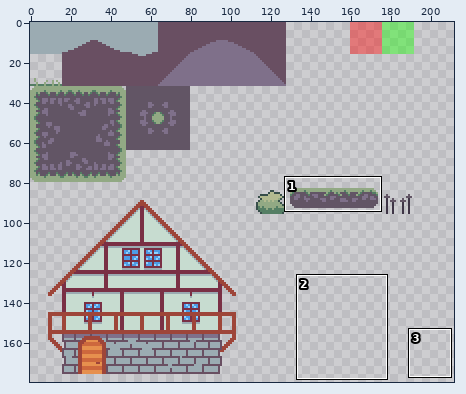
A pixel-art file gets an edit: Assets/Textures/Tileset.aseprite. The first picture is a wide view before the edit; the outline marks the close-up.
Close-up. First the earlier version:
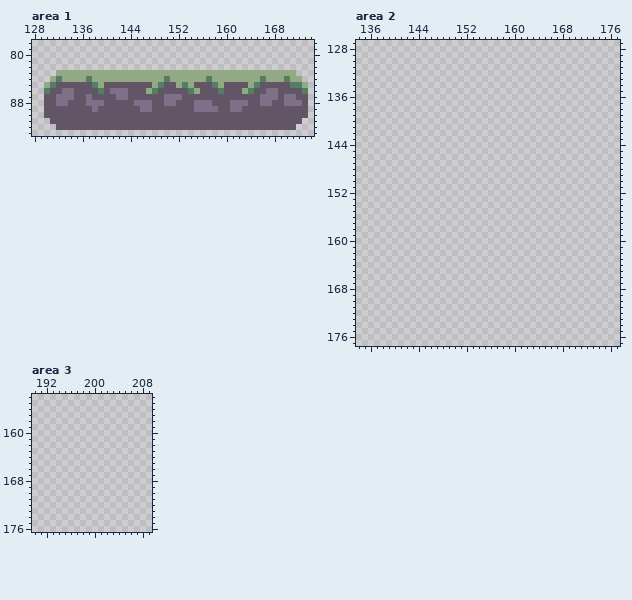
256x192 pixels, 1 frame. Shown: area 1: x 128..174, y 78..93; area 2: x 134..177, y 127..177; area 3: x 190..209, y 154..176. The wide view leaves out empty margins. The commit also changed other parts of the picture, which this record leaves out.
The same view after the edit:
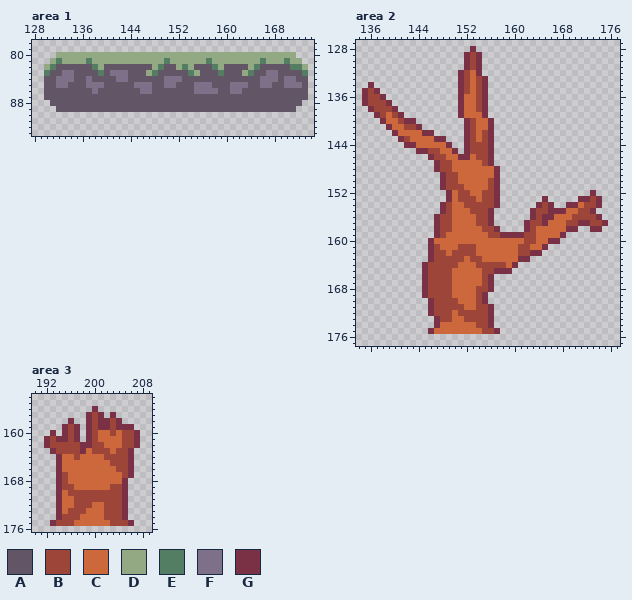
Palette (. is transparent): A #625565  B #9e4539  C #cd683d  D #92a984  E #547e64  F #7f708a  G #7a3045
What changed:
Changed rows in their new state; - is an unchanged pixel.
Area 1:
first column x 130:
80 --DDDDDDDDDDDDDDDDDDDDDDDDDDDDDDDDDDDDDDDD--
81 -DEDDDDEDDDDDDDDDDDDEDDDDDDEDDDDDDDDEDDDEDD-
82 DEAAAAAAEDAAAAAAAADEAADEDAAAEDAAAADEAAAAAEED
83 EAAFFAAAAEAFFFAAA-EAAAAAE-AAAEAAA-EAAFFAAAAE
84 AAFFFAAFAAAAFFAAAAAAFFFAAAAAAAAAAAAAFFFAFFAA
85 AAFF---FFF-----FFFAAFFAAAFFFAA-FFFAAFF--FFFA
86 A--AA---FA-AAA--FFA-----AFFFFA-FFAA--AA----A
87 --AAA--A----AA------AAA-------------AAA-AA--
88 .-AA---AAA-----AAA--AA---AAA---AAA--AA--AAA.
89 ..------A-------AA-------AAAA--AA---------..
90 ............................................
91 -..........................................-
92 --........................................--
Area 2:
first column x 135:
128 ------------------G----------------------
129 -----------------GBG---------------------
130 -----------------GBG---------------------
131 -----------------GBG---------------------
132 ----------------GBCG---------------------
133 ----------------GBCBG--------------------
134 -G--------------GBCBG--------------------
135 GBG-------------GBCBG--------------------
136 GBBG------------GCCBG--------------------
137 GBBBG-----------GCCBG--------------------
138 -GBBBG----------GCCBG--------------------
139 --GBCBG---------GCCCG--------------------
140 ---GCCBGG--------GBCCG-------------------
141 ----GCCBBG-------GBCCG-------------------
142 -----GCCCCGG-----GBCBG-------------------
143 ------GBCCCCGG---GBCBG-------------------
144 -------GGCCCCCG--GBBBG-------------------
145 ---------GGBBCCG-GBBBG-------------------
146 -----------GBBCCGGCBBG-------------------
147 ------------GBBCCCCCBG-------------------
148 ------------GBBCCCCCCCG------------------
149 -------------GBBCCCCCCG------------------
150 -------------GBBCCCCCBG------------------
151 -------------GBBBCCCCBG------------------
152 --------------GCBBCCBBG---------------G--
153 --------------GCBBBCBBG-------G-----GGBG-
154 -------------GBCCBBBBBG------GBG--GGCBBG-
155 -------------GBCCCBBBG------GBBGGGCCBBG--
156 ------------GBBCCCCBBG------GBGGCCCBBBBG-
157 ------------GBBCCCCBBG-----GBBGCCCBBGGBBG
158 ------------GBBCCCCCBBG----GBCCCCCGG--GG-
159 ------------GBCCCCCCCBBGGGGBBCCCCG-------
160 -----------GCCCCCCCCCCCCCCCBBCCGG--------
161 -----------GBCCCBBBCCCCCCCBBCCG----------
162 -----------GBBCBBBBCCCCCCCBBGG-----------
163 -----------GBBBBBCBBCCCCCCGG-------------
164 ----------GBBBBBCCCBBBBBCG---------------
165 ----------GBBBBCCCCCBBGGG----------------
166 ----------GBBBBCCCCCBG-------------------
167 ----------GBBBBCCCCCBG-------------------
168 ----------GBBBBCCCCBBG-------------------
169 ----------GBBBBCCCCBG--------------------
170 -----------GBBBBCCCBG--------------------
171 -----------GBBBBBCCBBG-------------------
172 -----------GBBBCBBBBBG-------------------
173 ------------GBBCCBBBBG-------------------
174 ------------GCCCCCCBBG-------------------
175 -----------GCCCCCCCCBBG------------------
Area 3:
first column x 192:
156 --------G-------
157 -------GBG-G----
158 ----G--GBGGBG---
159 ---GBG-GBGGBGGG-
160 -G-GBG-GBCCBCBBG
161 GBGGBG-GBCCCCBBG
162 GBBBBBGGBBCCCBBG
163 -GBBBBGCBBBCBBG-
164 --GCCBCCCCBBBBG-
165 --GCCCCCCCCBBBG-
166 --GCCCCCCCCCBBG-
167 --GBCCCCCCCCCBG-
168 --GBCCCCCCCCCG--
169 --GBBCCCCCCBBG--
170 --GCBBBBBBBBBG--
171 --GCCBBBBBBBBG--
172 --GCCBBBCCBBBG--
173 --GCBBBCCCBBBG--
174 --GBBBCCCCBBBG--
175 -GBBBCCCCCCBBBG-
Where, in picture pixels (left, top, right, bottom), the same in both close-ups:
changed: (44, 52, 308, 130)
added: (362, 46, 608, 334)
added: (44, 406, 140, 526)
